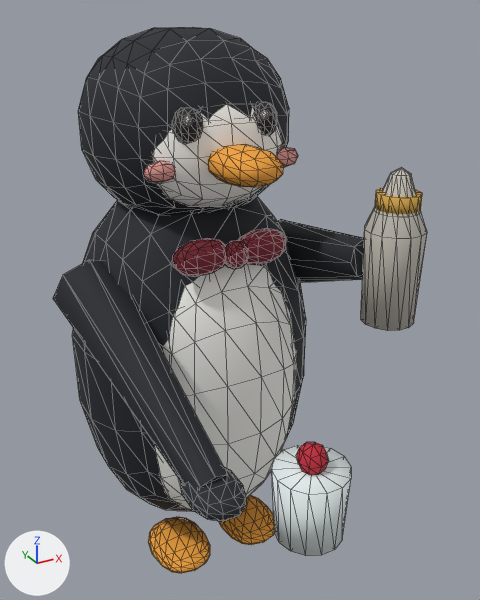
The glTF model client/public/models/pippin.glb, before and after one commit.
Both versions are drawn from a 50 mm camera at (-0.485, -1.081, 1.046) aimed at (0.035, -0.135, 0.573). Every picture has the same lights, and +X, +Y and +Z are marked at lower left. The older version comes first. Mesh edges are drawn as thin lines. Where no turn or scale is listed for an object, it has been applied to the vertices. Vertices at exactly the same position are counted once.

The first picture shows 'Pippin_ArmL', 'Pippin_ArmR', 'Pippin_Body', 'Pippin_Head'.
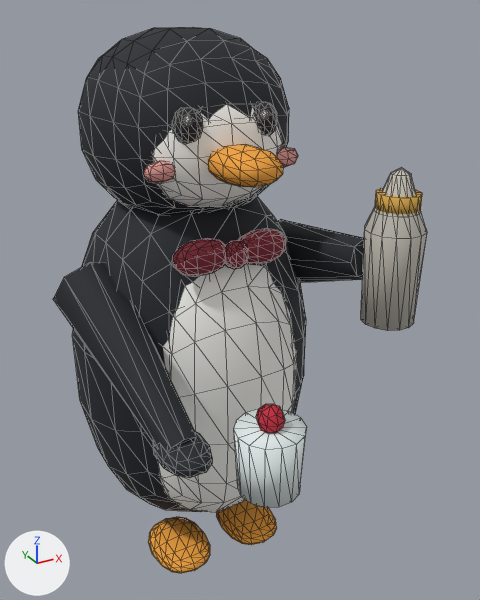
Patch to the scene script:
```diff
--- a/client/public/models/pippin.glb.py
+++ b/client/public/models/pippin.glb.py
@@ me_pippin_bodymesh @@
 # used by ob_pippin_body; location = (0.0, 0.0, 0.0)
-me_pippin_bodymesh.from_pydata(...)  # 753 vertices, 1468 faces; spans x -0.224..0.224, y -0.579..0.195, z 0.0..0.771
+me_pippin_bodymesh.from_pydata(...)  # 753 vertices, 1468 faces; spans x -0.224..0.224, y -0.479..0.195, z 0.0..0.771
+# me_pippin_bodymesh part 1: the loose piece of 30 vertices spanning x -0.13..-0.03, y -0.579..-0.481, z 0.42..0.52 is moved by (0.0, 0.1, 0.0)
+# me_pippin_bodymesh part 2: the loose piece of 55 vertices spanning x -0.122..-0.038, y -0.571..-0.489, z 0.455..0.555 is moved by (0.0, 0.1, 0.0)
 me_pippin_bodymesh.materials.append(mat_st_clay)
@@ me_pippin_armrmesh @@
 # used by ob_pippin_armr; location = (-0.2, -0.02, 0.6)
-me_pippin_armrmesh.from_pydata(...)  # 72 vertices, 136 faces; spans x -0.065..0.067, y -0.466..0.022, z -0.178..0.061
-me_pippin_armrmesh.vertices[0].co = (-0.045, 0.013, -0.045)  # pixel (64, 314)
-me_pippin_armrmesh.vertices[1].co = (0.001, 0.022, -0.061)
-me_pippin_armrmesh.vertices[2].co = (0.047, 0.019, -0.041)
-me_pippin_armrmesh.vertices[3].co = (0.065, 0.004, 0.003)
-me_pippin_armrmesh.vertices[4].co = (0.045, -0.013, 0.045)
-me_pippin_armrmesh.vertices[5].co = (-0.001, -0.022, 0.061)  # pixel (89, 259)
-me_pippin_armrmesh.vertices[6].co = (-0.047, -0.019, 0.041)  # pixel (62, 274)
-me_pippin_armrmesh.vertices[7].co = (-0.065, -0.004, -0.003)  # pixel (52, 298)
-me_pippin_armrmesh.vertices[8].co = (0.009, -0.404, -0.171)
-me_pippin_armrmesh.vertices[9].co = (0.031, -0.4, -0.178)
-me_pippin_armrmesh.vertices[10].co = (0.052, -0.401, -0.169)
-me_pippin_armrmesh.vertices[11].co = (0.06, -0.408, -0.149)
-me_pippin_armrmesh.vertices[12].co = (0.051, -0.416, -0.129)  # pixel (227, 474)
-me_pippin_armrmesh.vertices[13].co = (0.029, -0.42, -0.122)  # pixel (215, 477)
-me_pippin_armrmesh.vertices[14].co = (0.008, -0.419, -0.131)  # pixel (200, 487)
-me_pippin_armrmesh.vertices[15].co = (0.0, -0.412, -0.151)
+me_pippin_armrmesh.from_pydata(...)  # 72 vertices, 136 faces; spans x -0.065..0.067, y -0.366..0.028, z -0.177..0.058
+# me_pippin_armrmesh part 3: the loose piece of 56 vertices spanning x -0.007..0.067, y -0.466..-0.354, z -0.169..-0.131 is moved by (0.0, 0.1, 0.0)
+# me_pippin_armrmesh part 4
+me_pippin_armrmesh.vertices[0].co = (-0.044, 0.017, -0.044)  # pixel (64, 313)
+me_pippin_armrmesh.vertices[1].co = (0.002, 0.028, -0.058)
+me_pippin_armrmesh.vertices[2].co = (0.047, 0.023, -0.038)
+me_pippin_armrmesh.vertices[3].co = (0.065, 0.004, 0.004)
+me_pippin_armrmesh.vertices[4].co = (0.044, -0.017, 0.044)
+me_pippin_armrmesh.vertices[5].co = (-0.002, -0.028, 0.058)  # pixel (90, 262)
+me_pippin_armrmesh.vertices[6].co = (-0.047, -0.023, 0.038)  # pixel (63, 277)
+me_pippin_armrmesh.vertices[7].co = (-0.065, -0.004, -0.004)  # pixel (52, 299)
+me_pippin_armrmesh.vertices[8].co = (0.01, -0.302, -0.17)
+me_pippin_armrmesh.vertices[9].co = (0.031, -0.297, -0.177)
+me_pippin_armrmesh.vertices[10].co = (0.052, -0.299, -0.168)
+me_pippin_armrmesh.vertices[11].co = (0.06, -0.308, -0.148)
+me_pippin_armrmesh.vertices[12].co = (0.05, -0.318, -0.13)  # pixel (196, 437)
+me_pippin_armrmesh.vertices[13].co = (0.029, -0.323, -0.123)  # pixel (184, 439)
+me_pippin_armrmesh.vertices[14].co = (0.008, -0.321, -0.132)  # pixel (170, 448)
+me_pippin_armrmesh.vertices[15].co = (0.0, -0.312, -0.152)
 me_pippin_armrmesh.materials.append(mat_st_clay)
```

Where the change shows, as pixel boxes [x1, y1, x2, y2] in the pictures (480 x 600 px; the box of a moved part takes in the faces that stretch with it):
'Pippin_Body', reshaped (16% narrower)
    before: [73, 196, 351, 573]
    after: [73, 196, 307, 573]
'Pippin_ArmR', reshaped (18% narrower, 17% shorter)
    before: [53, 260, 246, 522]
    after: [53, 262, 212, 478]
part 1 of me_pippin_bodymesh, moved or reshaped
    before: [272, 445, 351, 556]
    after: [234, 409, 307, 508]
part 2 of me_pippin_bodymesh, moved or reshaped
    before: [296, 442, 329, 475]
    after: [256, 404, 285, 433]
part 3 of me_pippin_armrmesh, moved or reshaped
    before: [180, 466, 246, 522]
    after: [153, 431, 212, 478]
part 4 of me_pippin_armrmesh, moved or reshaped
    before: [53, 260, 229, 489]
    after: [53, 262, 197, 449]
